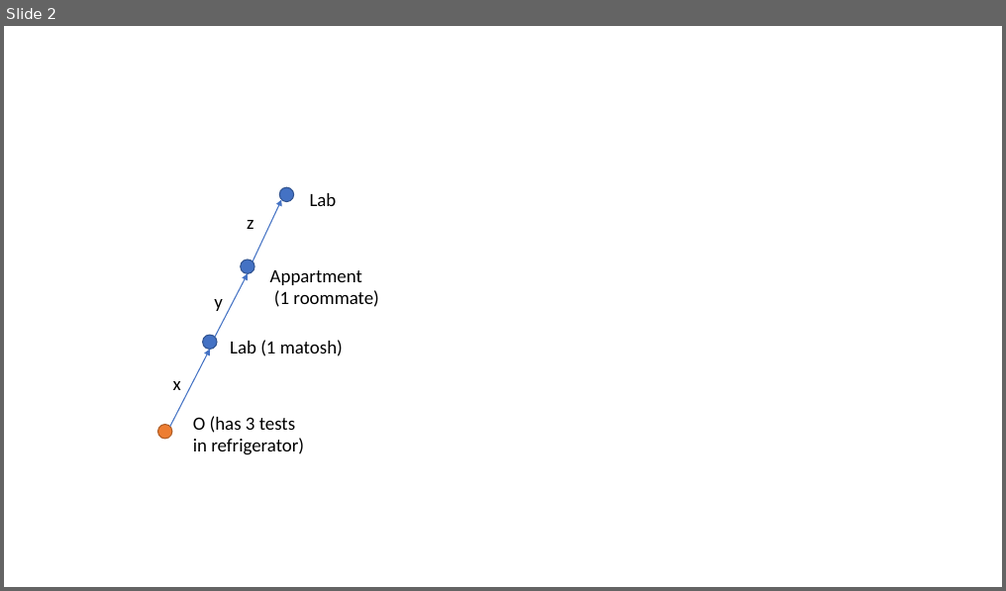
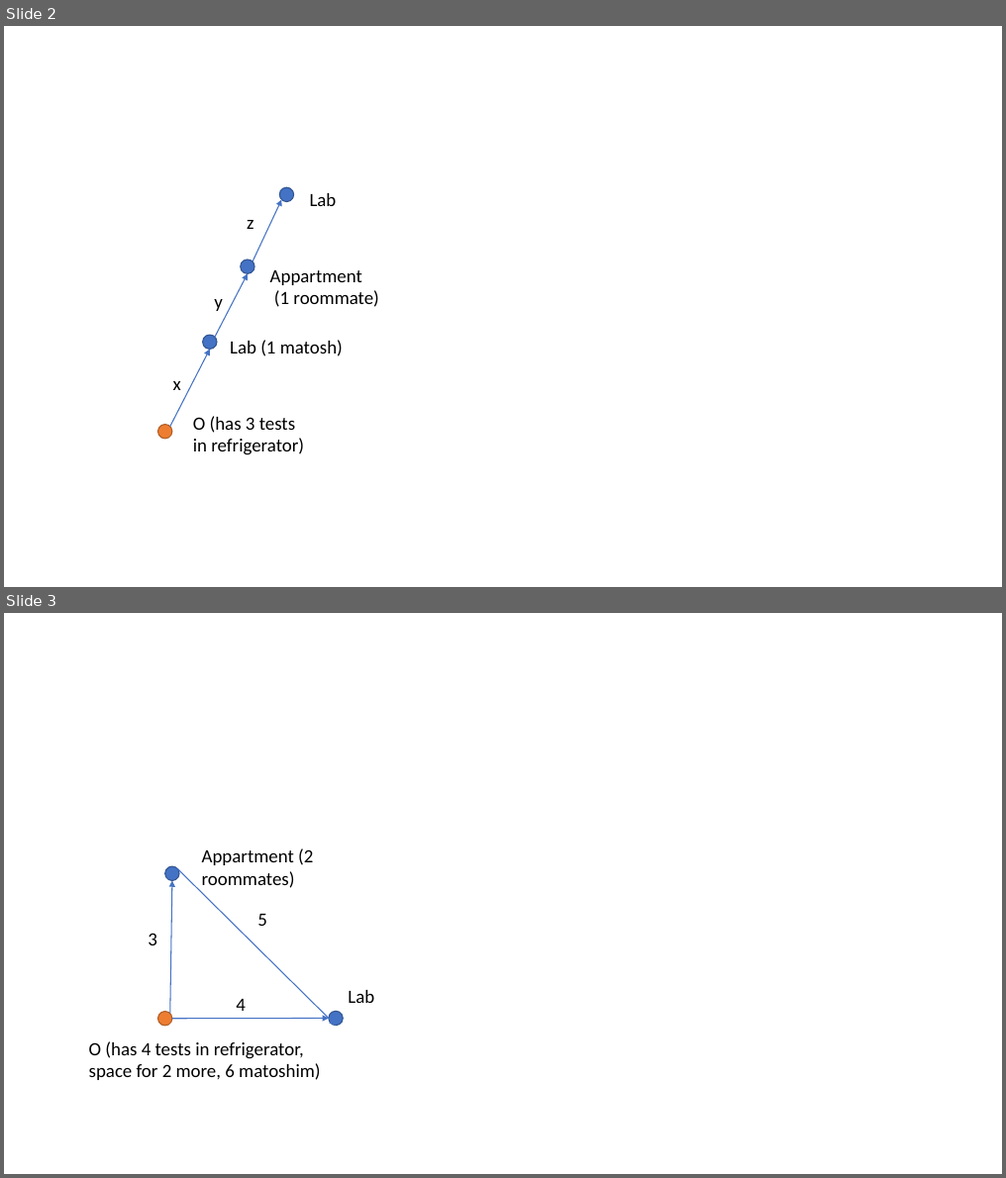
Before and after one commit to aka-sova/236501_artificial_intelligence, a slide deck: hw_1/other/imgs.pptx. Shown one above the other, each under a label of ours: slide 2 before the commit, slides 2 and 3 after it. The pictures are 1006x591 and 1006x1178 pixels, drawn with LibreOffice and Linux fonts; fonts in the diff are those of the drawing. Boxes give left, top, right and bottom in pixels: in the first picture for what was removed or moved away, otherwise in the second. Text is boxed around its words. In the diff, an @@ line names an element or a change of style, - is before the commit and + after.

```diff
--- a/hw_1/other/imgs.pptx
+++ b/hw_1/other/imgs.pptx
@@ slide 3 added at [4,613,1002,1174], background #FFFFFF @@
@@ group added at [89,849,374,1080]: 6 texts, 3 ellipses, 3 arrows @@
+O (has 4 tests in refrigerator, space for 2 more, 6 matoshim)
+4
+5
+3
+Lab
+Appartment (2 roommates)
```
Also in this commit, not shown: 3 other files.
